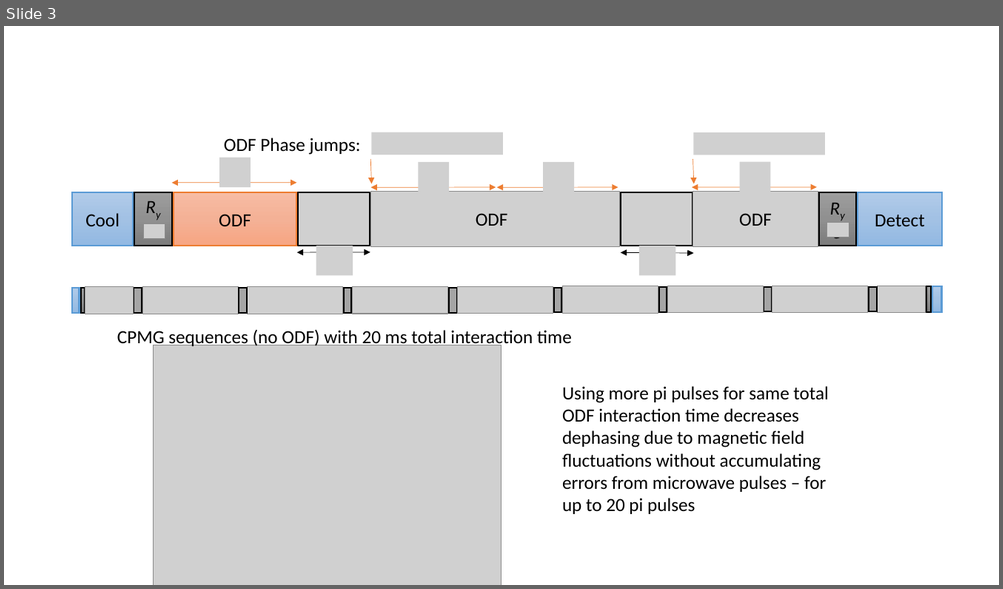
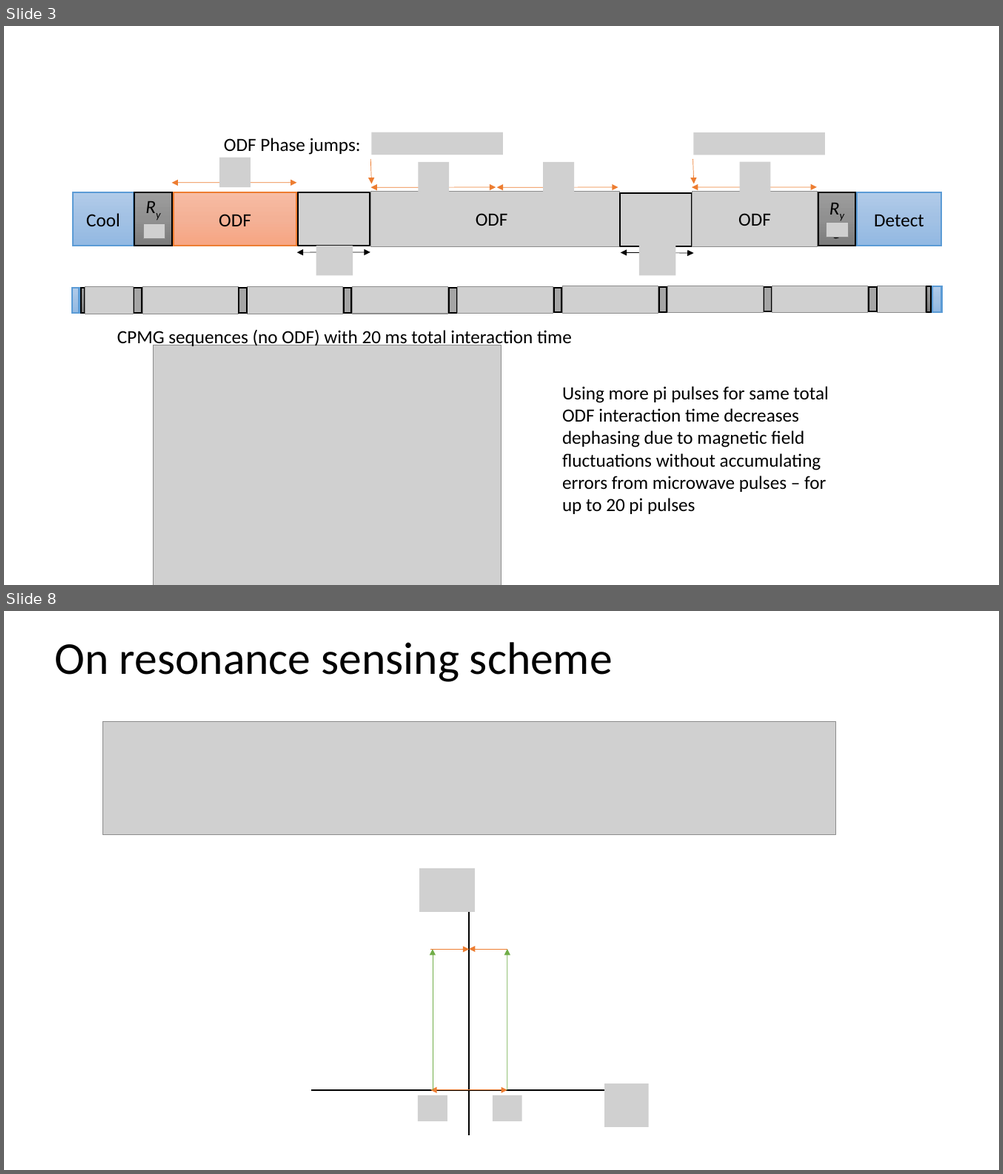
Before and after one commit to kgilmo/amplitude_sensing_paper, a slide deck: amplitude_sensing_penning.pptx. Shown one above the other, each under a label of ours: slide 3 before the commit, slides 3 and 8 after it; the slides between them are not shown. The pictures are 1003x589 and 1003x1174 pixels, drawn with LibreOffice and Linux fonts; fonts in the diff are those of the drawing; grey boxes stand for pictures. Boxes give left, top, right and bottom in pixels: in the first picture for what was removed or moved away, otherwise in the second. Text is boxed around its words. In the diff, an @@ line names an element or a change of style, - is before the commit and + after.

```diff
--- a/amplitude_sensing_penning.pptx
+++ b/amplitude_sensing_penning.pptx
@@ slide 8 added at box(4, 611, 999, 1170), background #FFFFFF @@
@@ text added at box(55, 642, 612, 682), 44 pt, text #000000 @@
+On resonance sensing scheme
@@ picture added at box(102, 722, 835, 835) @@
@@ group added at box(311, 869, 649, 1136): 8 arrows, 4 pictures @@
```
Also in this commit, not shown: 2 slides changed, 6 other slides added, 5 slides removed, 19 other files.
